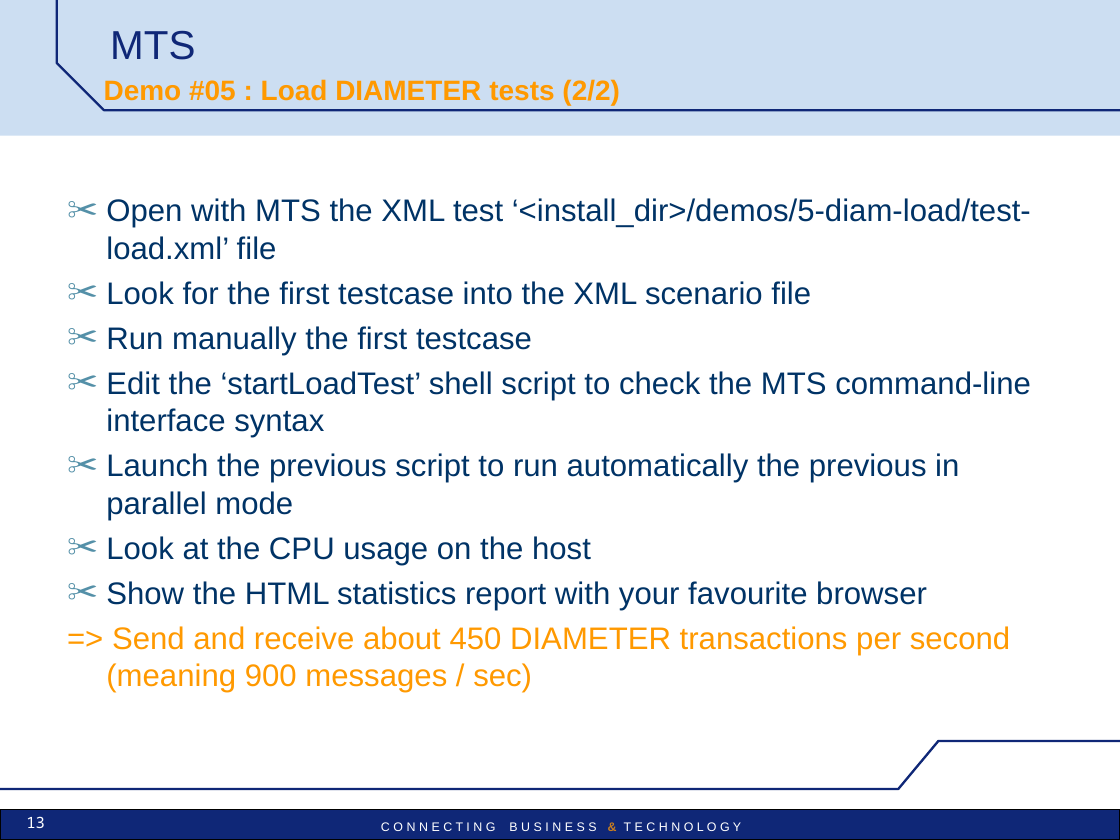
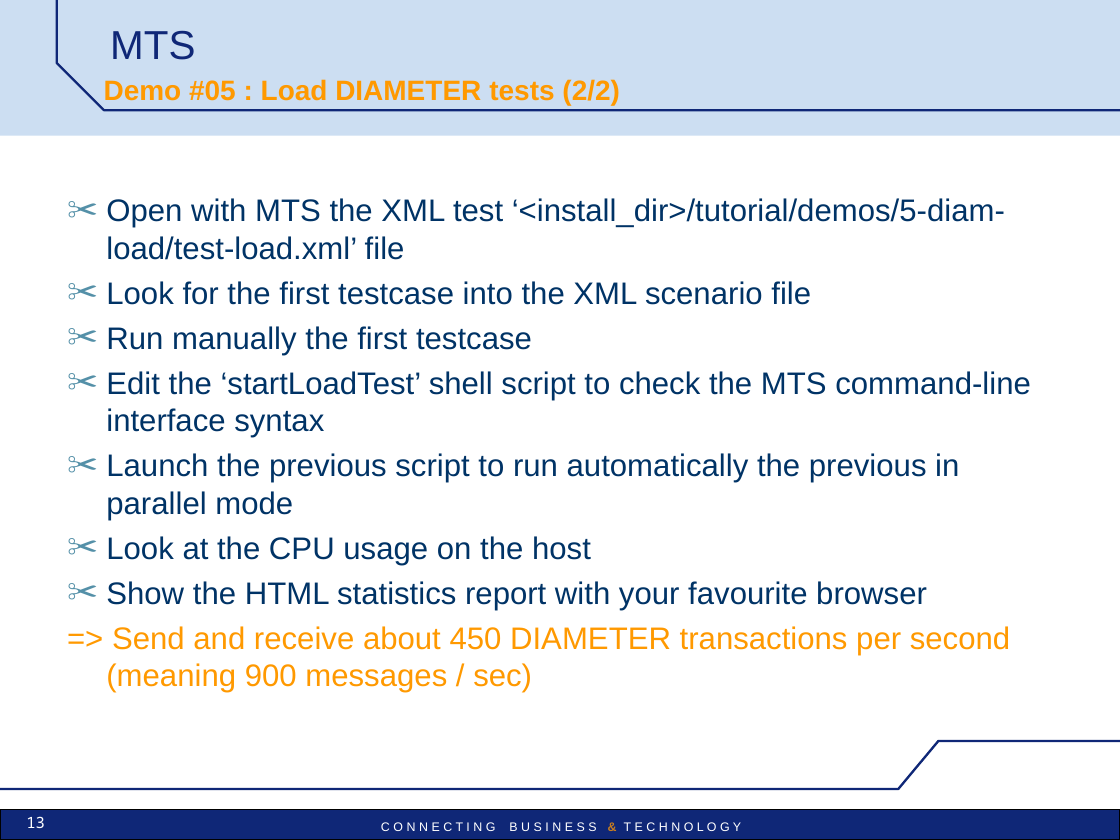
Before and after one commit to vu3mmg/mts-project, a slide deck: slide 13 of trunk/mts/src/main/doc/MTS_pres_demos.ppt. Drawn at 1120x840 pixels with LibreOffice and Linux fonts; fonts in the diff are those of the drawing; background and template pictures are left out. Boxes give left, top, right and bottom in pixels: in the first picture for what was removed or moved away, otherwise in the second. Text is boxed around its words. In the diff, an @@ line names an element or a change of style, - is before the commit and + after.

```diff
--- a/trunk/mts/src/main/doc/MTS_pres_demos.ppt
+++ b/trunk/mts/src/main/doc/MTS_pres_demos.ppt
@@ text at (106, 198, 1005, 260): text changed @@
-✂ Open with MTS the XML test ‘<install_dir>/demos/5-diam-load/test-load.xml’ file
+✂ Open with MTS the XML test ‘<install_dir>/tutorial/demos/5-diam-load/test-load.xml’ file
```
Also in this commit, not shown: 14 other slides changed, 2 slides added.
